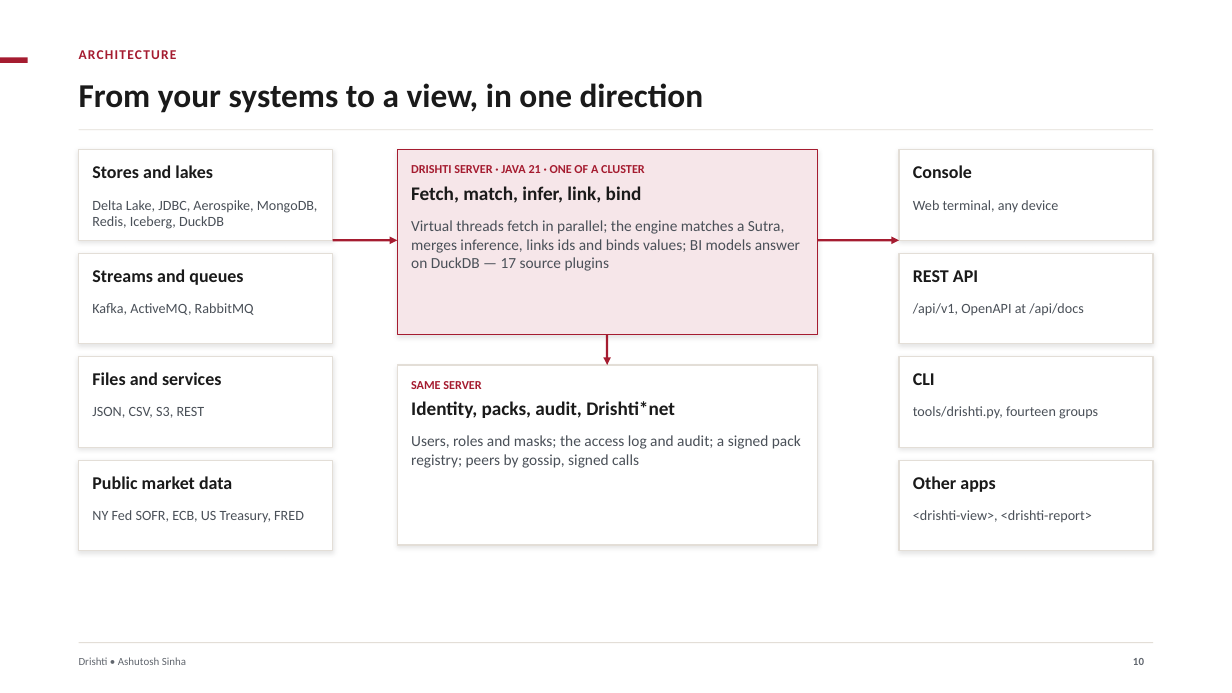
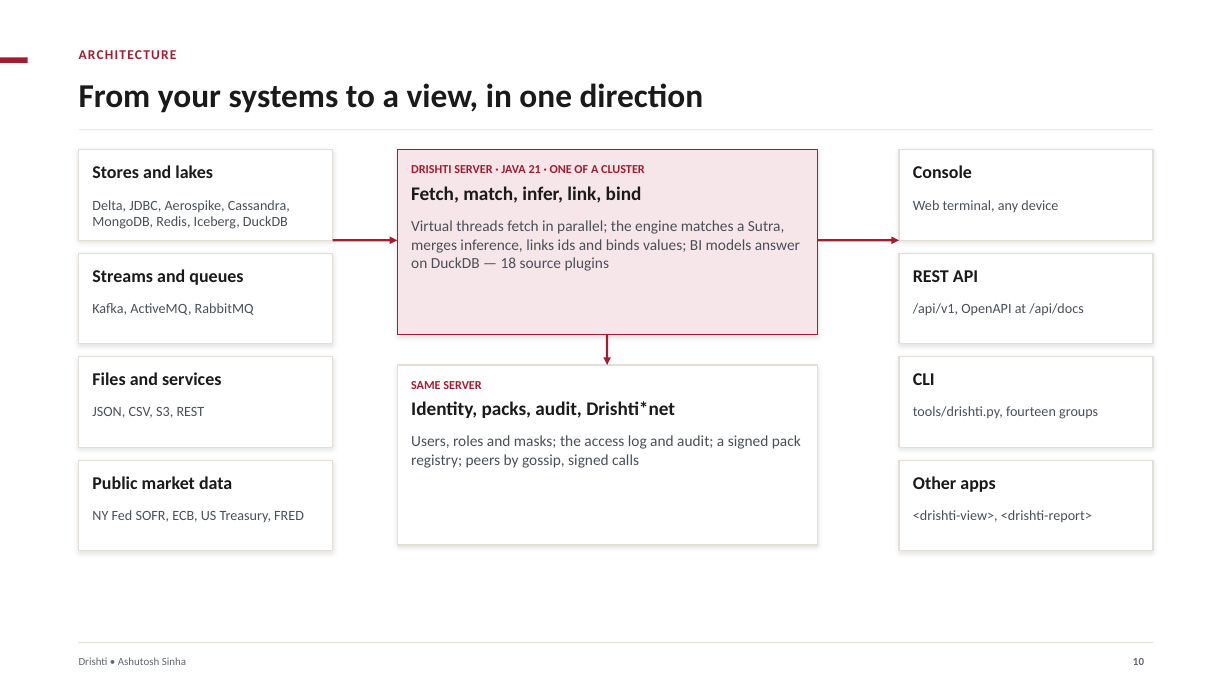
Before and after one commit to ajsinha/drishti, a slide deck: slide 10 of docs/publications/Drishti-Design-and-Evidence.pptx. Drawn at 1232x693 pixels with LibreOffice and Linux fonts; fonts in the diff are those of the drawing. Boxes give left, top, right and bottom in pixels: in the first picture for what was removed or moved away, otherwise in the second. Text is boxed around its words. In the diff, an @@ line names an element or a change of style, - is before the commit and + after.

```diff
--- a/docs/publications/Drishti-Design-and-Evidence.pptx
+++ b/docs/publications/Drishti-Design-and-Evidence.pptx
@@ text at bbox=[92, 200, 290, 229]: text changed @@
-Delta Lake, JDBC, Aerospike, MongoDB, Redis, Iceberg, DuckDB
+Delta, JDBC, Aerospike, Cassandra, MongoDB, Redis, Iceberg, DuckDB
@@ text at bbox=[411, 220, 800, 271]: text changed @@
-Virtual threads fetch in parallel; the engine matches a Sutra, merges inference, links ids and binds values; BI models answer on DuckDB — 17 source plugins
+Virtual threads fetch in parallel; the engine matches a Sutra, merges inference, links ids and binds values; BI models answer on DuckDB — 18 source plugins
```
Also in this commit, not shown: 7 other slides changed, 8 other files.
